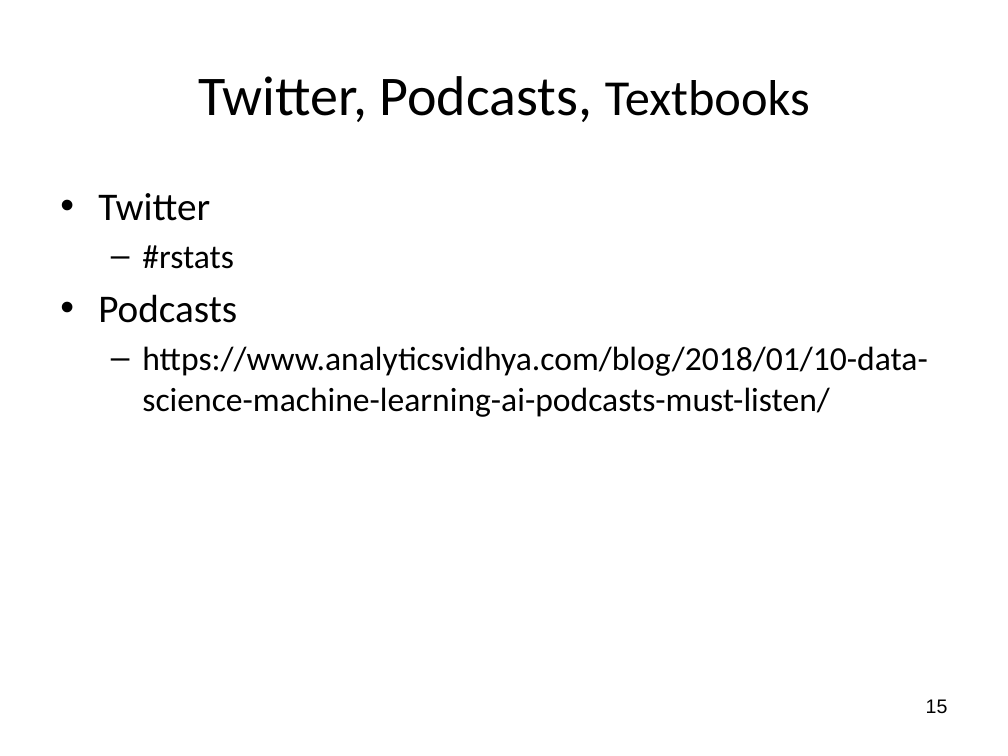
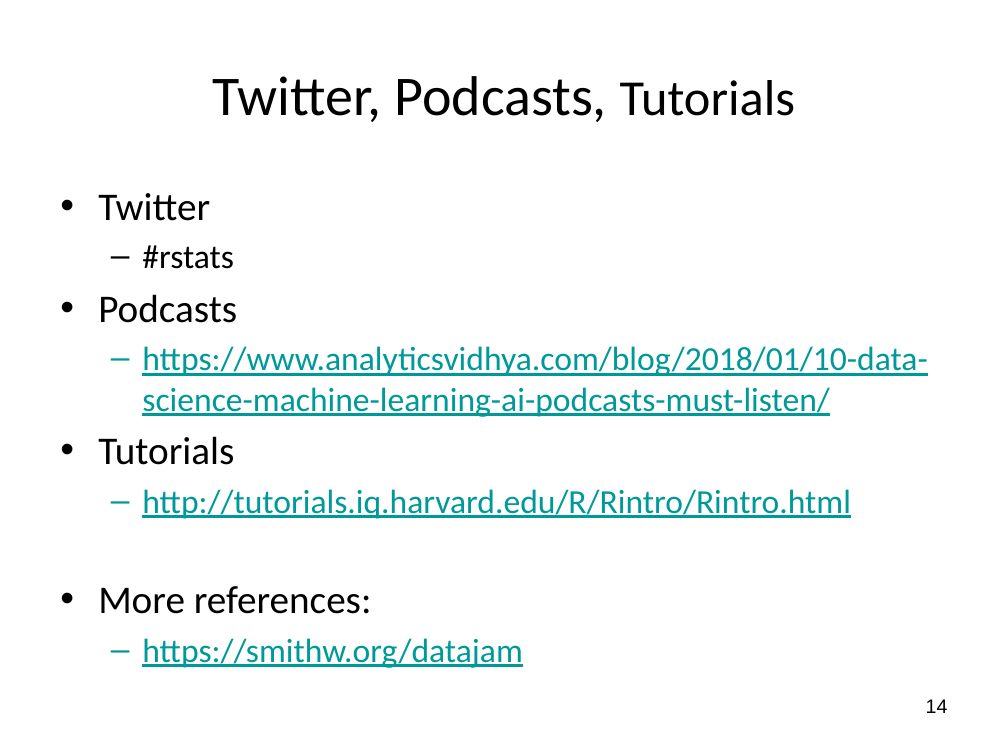
Before and after one commit to wsphd/datajam2018, a slide deck: slide 14 of dj2018.pptx (slide 15 before the commit). Drawn at 1008x756 pixels with LibreOffice and Linux fonts; fonts in the diff are those of the drawing. Boxes give left, top, right and bottom in pixels: in the first picture for what was removed or moved away, otherwise in the second. Text is boxed around its words. In the diff, an @@ line names an element or a change of style, - is before the commit and + after.

```diff
--- a/dj2018.pptx
+++ b/dj2018.pptx
@@ title at (213, 76, 795, 122): text changed @@
-Twitter, Podcasts, Textbooks
+Twitter, Podcasts, Tutorials
@@ text at (142, 346, 927, 417): text colour #000000 to #009999, underline on in "https://www.analyticsvidhya.com/blog/2018/01/10-data-science ..." @@
@@ text at (98, 436, 851, 668): paragraphs added @@
+• Tutorials
+  – http://tutorials.iq.harvard.edu/R/Rintro/Rintro.html
+• More references:
+  – https://smithw.org/datajam
@@ page number at (926, 699, 948, 713): text changed @@
-15
+14
```
Also in this commit, not shown: 1 other slide changed, 1 slide added, 2 slides removed.
